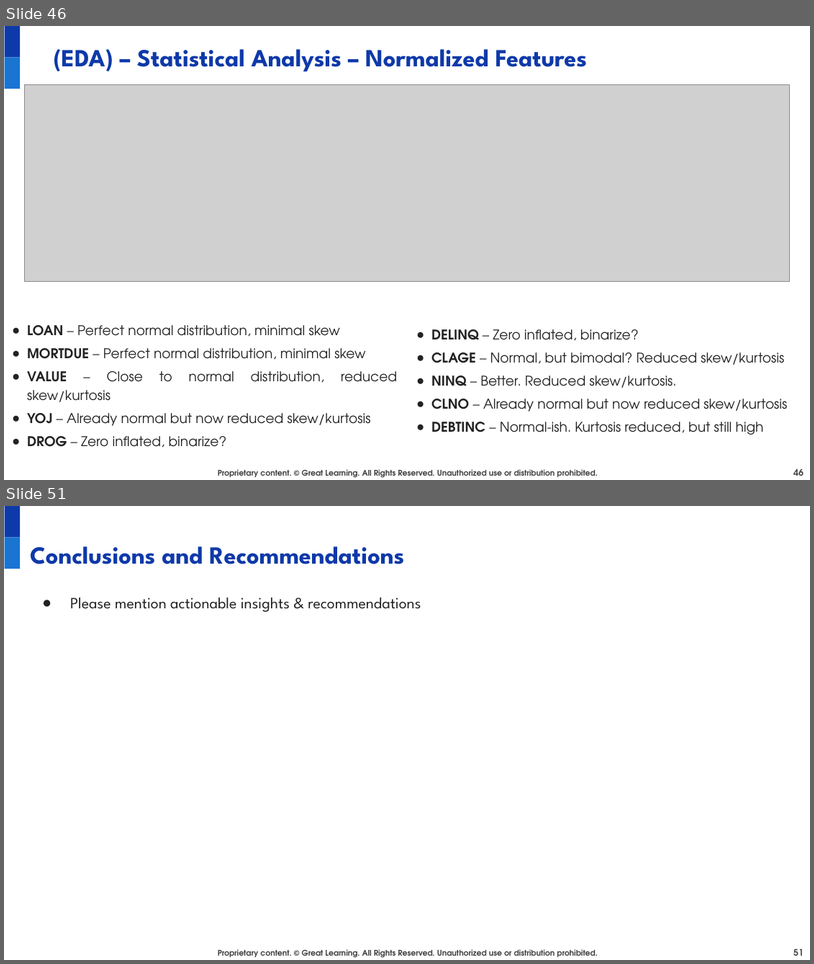
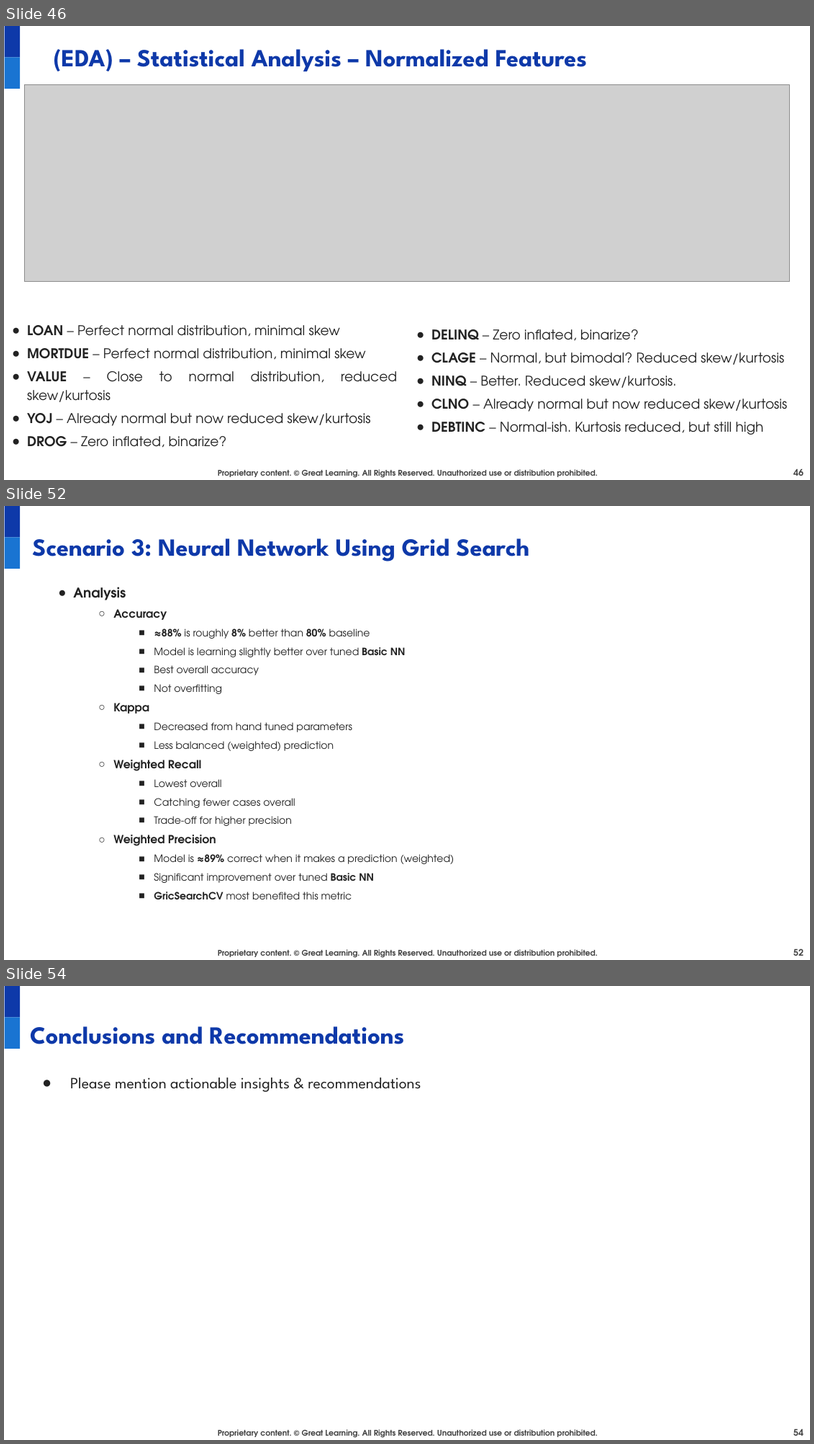
Before and after one commit to juanbucz/GreatLearning-TermProjects, a slide deck: Neural Networks - Loan Default/Loan Default Prediction Presentation - Business Interpretation - John Buczkowski.pptx. Shown one above the other, each under a label of ours: slides 46 and 51 before the commit, slides 46, 52 and 54 after it; the slides between them are not shown. The pictures are 814x964 and 814x1444 pixels, drawn with LibreOffice and Linux fonts; fonts in the diff are those of the drawing; grey boxes stand for pictures; background and template pictures are left out. Boxes give left, top, right and bottom in pixels: in the first picture for what was removed or moved away, otherwise in the second. Text is boxed around its words. In the diff, an @@ line names an element or a change of style, - is before the commit and + after.

Commit message:
GL NN Loan Default Prediction Presentation - Individual Model Analysis

```diff
--- a/Neural Networks - Loan Default/Loan Default Prediction Presentation - Business Interpretation - John Buczkowski.pptx
+++ b/Neural Networks - Loan Default/Loan Default Prediction Presentation - Business Interpretation - John Buczkowski.pptx
@@ slide 52 added at (4,506,810,960), background #FFFFFF; not listed: 3 template elements that a slide beside it also shows @@
@@ title added at (32,538,530,561), 22 pt, text #0E39A9, bold @@
+Scenario 3: Neural Network Using Grid Search
@@ text added at (73,587,455,899), 9 pt, text #222222 @@
+● Analysis
+  ○ Accuracy
+    ■ ≈88% is roughly 8% better than 80% baseline
+    ■ Model is learning slightly better over tuned Basic NN
+    ■ Best overall accuracy
+    ■ Not overfitting
+  ○ Kappa
+    ■ Decreased from hand tuned parameters
+    ■ Less balanced (weighted) prediction
+  ○ Weighted Recall
+    ■ Lowest overall
+    ■ Catching fewer cases overall
+    ■ Trade-off for higher precision
+  ○ Weighted Precision
+    ■ Model is ≈89% correct when it makes a prediction (weighted)
+    ■ Significant improvement over tuned Basic NN
+    ■ GricSearchCV most benefited this metric
@@ page number added at (794,948,804,955), 8 pt, text #434343, bold @@
+52
@@ what was slide 51 is now slide 54 @@
@@ page number at (794,1429,804,1435): text changed @@
-51
+54
```
Also in this commit, not shown: 5 slides changed, 2 other slides added.
